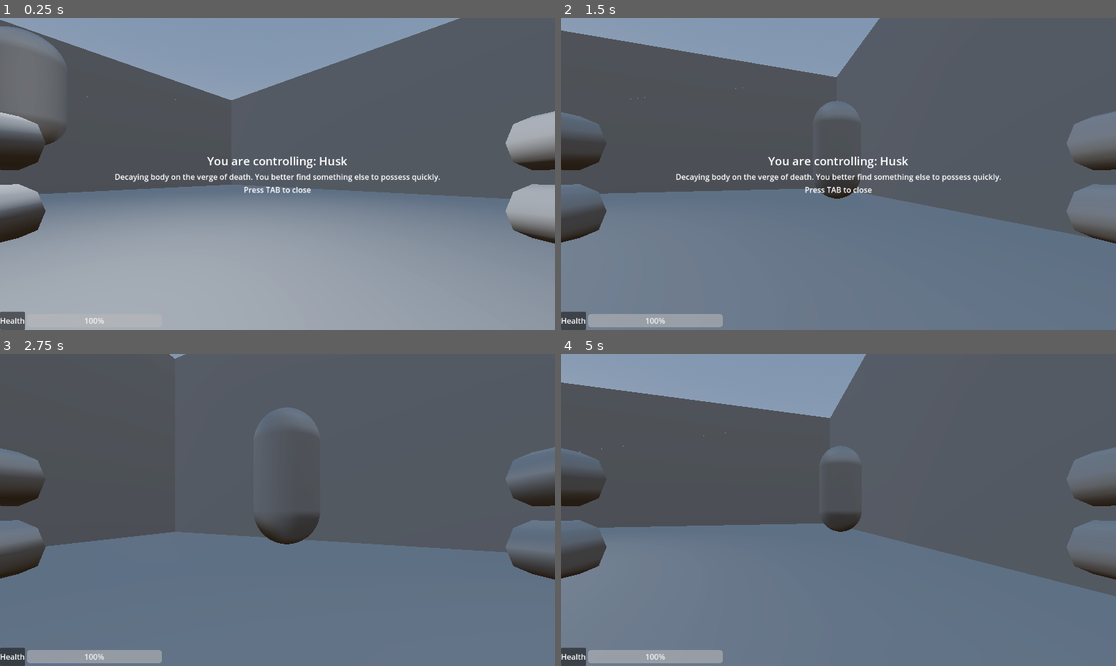
Above: before the commit, frames 1-4 (two rows, left to right).
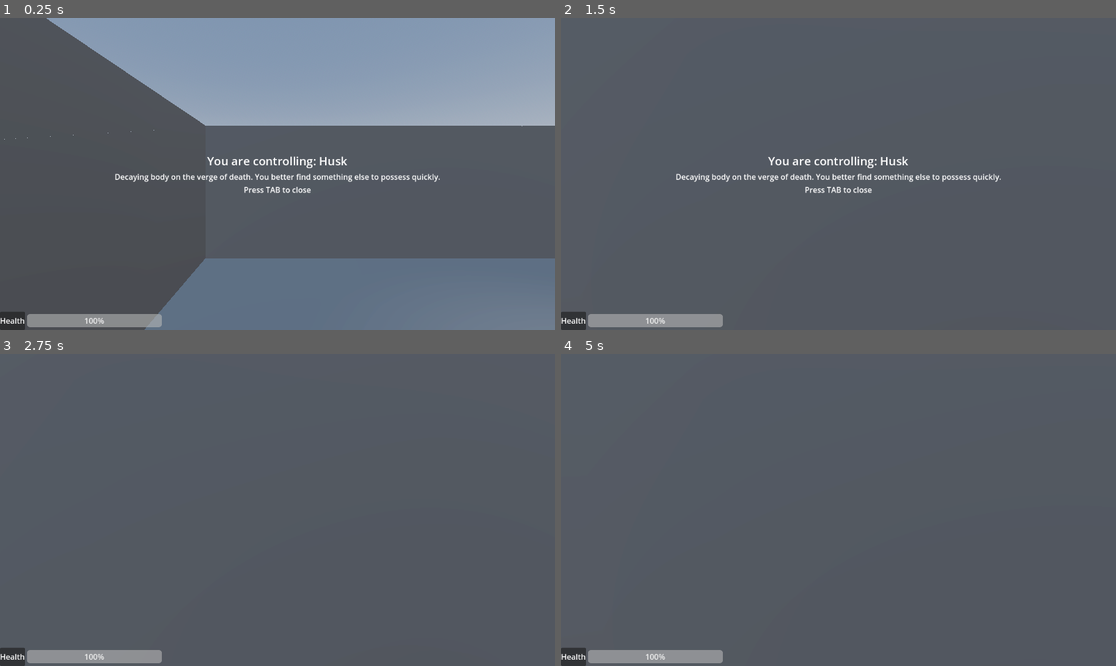
Above: after the commit, the same moments.

Repository: city-high-rider/soulswap
Game: Godot game, scene res://test_level.tscn
The game is run twice, just before and just after one commit, with the same random seed, the same clock (stepped at 60 frames per second) and the same inputs.
Inputs (mouse positions are in pixels of both pictures, inside the frame that each line leads up to):
- Up to frame 1 (0.25 s): no input
- Up to frame 2 (1.5 s): move the mouse to (866, 174) at 0.52 s; hold W (forward) from 0.53 s (still down); tap F (possess) at 0.6 s; tap Space (jump) at 0.77 s; move the mouse to (810, 174) at 1.27 s; click (810, 174) at 1.35 s
- Up to frame 3 (2.75 s): keep holding W (forward); tap Space (jump) at 1.52 s; move the mouse to (288, 503) at 2.02 s; tap Tab (toggle_info) at 2.1 s
- Up to frame 4 (5 s): keep holding W (forward); move the mouse to (832, 516) at 2.77 s; tap F (possess) at 2.85 s; tap Space (jump) at 3.02, 3.77, 4.52 s; move the mouse to (877, 513) at 3.52 s; press the mouse at (877, 513) at 3.53 s; move the mouse to (794, 506) at 4.27 s; release the mouse at (794, 506) at 4.28 s; tap Tab (toggle_info) at 4.35 s

The runs differ from the first frame. In frame 1, 65% of the frame differs, in the area x 0-100%, y 0-100%; in frame 2, 49%; in frame 3, 42%; in frame 4, 49%.

Commit message:
set current camera to the one in use by the player

Diff:
--- a/components/possessable_body.gd
+++ b/components/possessable_body.gd
@@ -12,6 +12,12 @@
 
 # Where is our ghost located?
 @export var ghost_mount : GhostMount
+
+func _ready() -> void:
+	if ghost_mount.ghost is PlayerGhost:
+		head.make_current()
+	if ghost_mount.ghost:
+		ghost_mount.ghost.emitted_output.connect(_on_ghost_emitted_output)
 
 # If only we had ADTs like in Haskell or Elm...
 func _on_ghost_emitted_output(action: String, payload) -> void:
@@ -35,3 +41,5 @@
 
 func _on_ghost_mount_ghost_changed(new_ghost, is_player):
 	new_ghost.emitted_output.connect(_on_ghost_emitted_output)
+	if is_player:
+		head.make_current()
